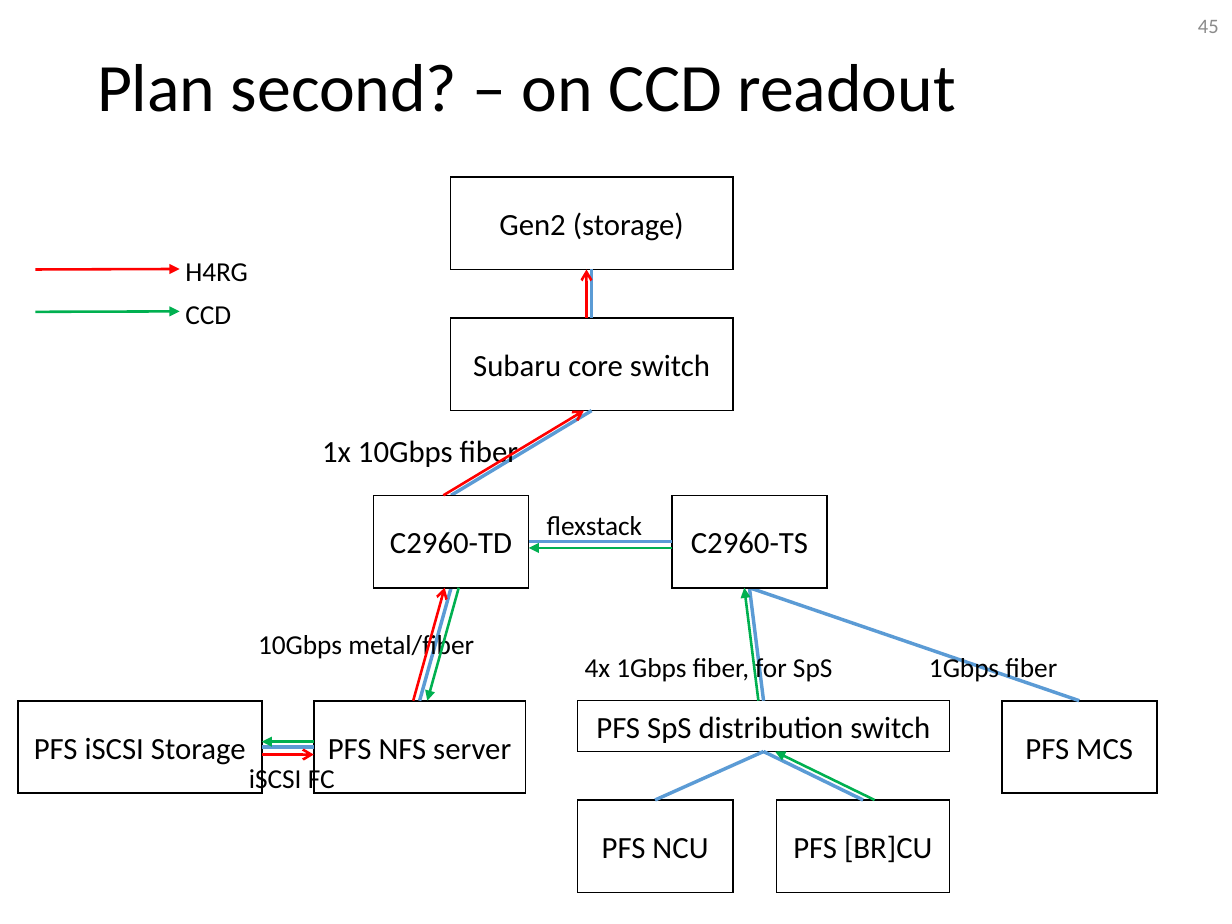
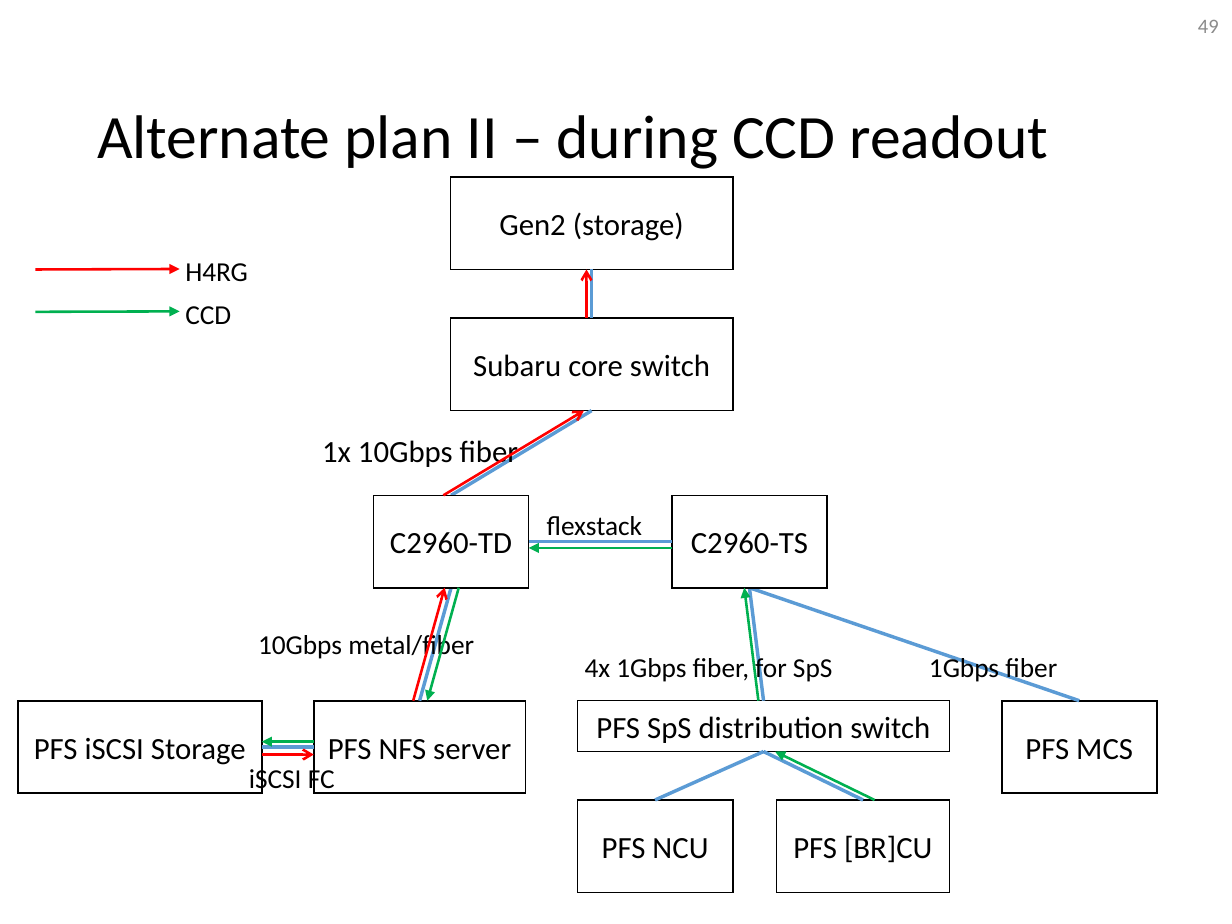
Before and after one commit to Subaru-PFS/ics_doc, a slide deck: slide 49 of SSN-00029.pptx (slide 45 before the commit). Drawn at 1232x924 pixels with LibreOffice and Linux fonts; fonts in the diff are those of the drawing. Boxes give left, top, right and bottom in pixels: in the first picture for what was removed or moved away, otherwise in the second. Text is boxed around its words. In the diff, an @@ line names an element or a change of style, - is before the commit and + after.

```diff
--- a/SSN-00029.pptx
+++ b/SSN-00029.pptx
@@ page number at [1198, 20, 1219, 33]: text changed @@
-45
+49
@@ title at [97, 115, 1048, 169]: text changed; size 39.6 to 36 pt @@
-Plan second? – on CCD readout
+Alternate plan II – during CCD readout
```
Also in this commit, not shown: 11 other slides changed, 8 slides added.
